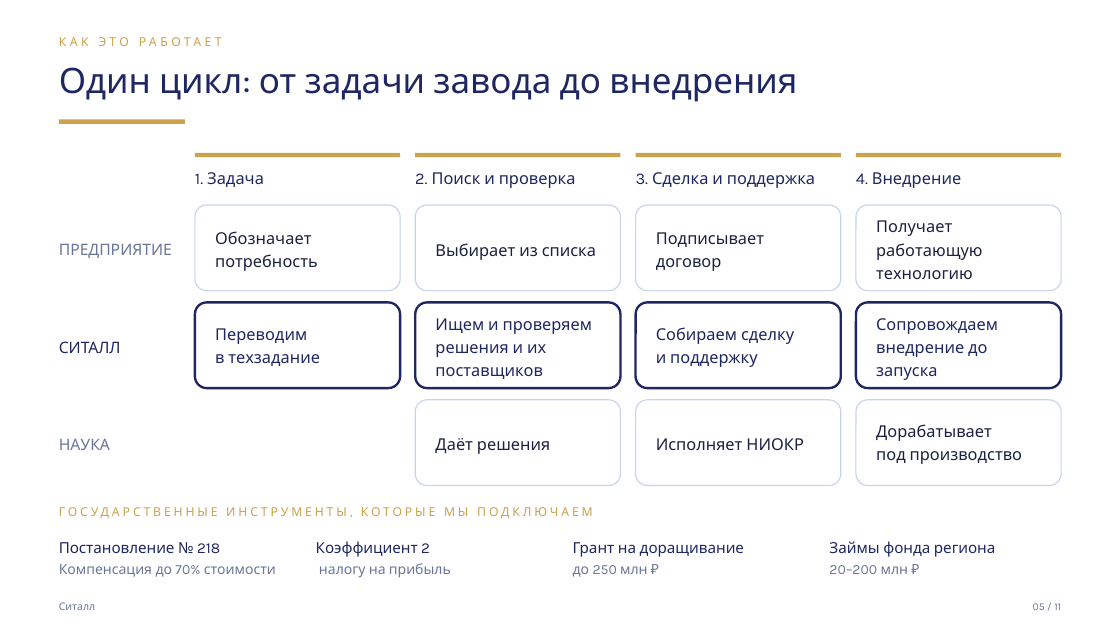
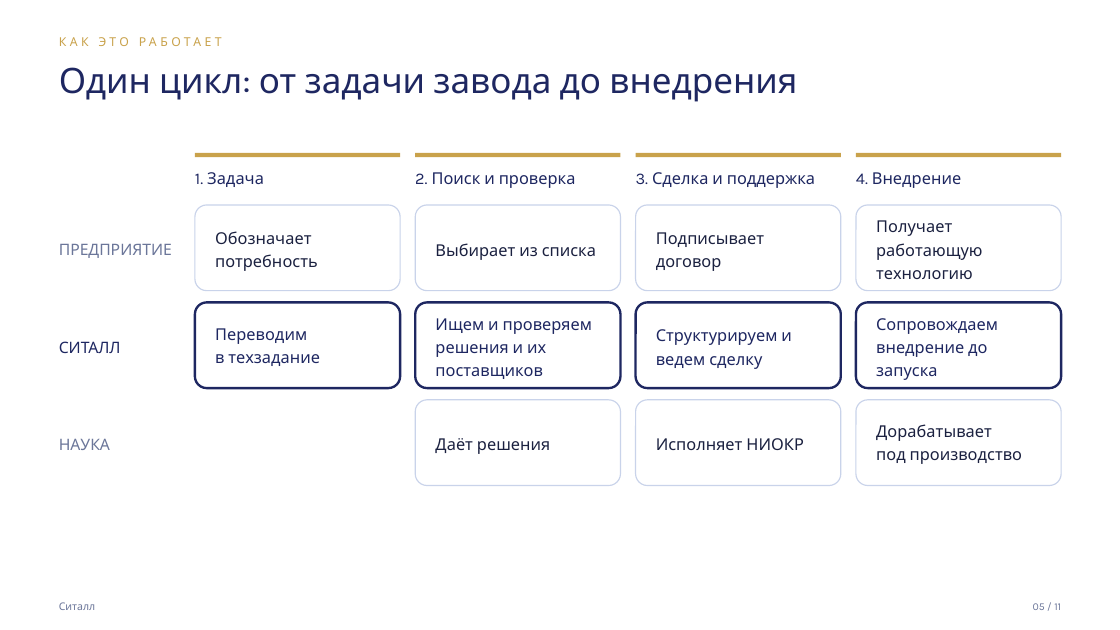
Before and after one commit to mrflxxxme/techmost-scout, a slide deck: slide 5 of marketing/regions/sverdlovsk/sitall-gov-deck-sverdlovsk.pptx. Drawn at 1120x630 pixels with LibreOffice and Linux fonts; fonts in the diff are those of the drawing. Boxes give left, top, right and bottom in pixels: in the first picture for what was removed or moved away, otherwise in the second. Text is boxed around its words. In the diff, an @@ line names an element or a change of style, - is before the commit and + after.

```diff
--- a/marketing/regions/sverdlovsk/sitall-gov-deck-sverdlovsk.pptx
+++ b/marketing/regions/sverdlovsk/sitall-gov-deck-sverdlovsk.pptx
@@ rectangle removed at bbox=[59, 119, 185, 124] @@
@@ text at bbox=[656, 329, 792, 369]: text changed @@
-Собираем сделку
-и поддержку
+Структурируем и ведем сделку
@@ text removed at bbox=[59, 507, 593, 519] @@
-ГОСУДАРСТВЕННЫЕ ИНСТРУМЕНТЫ, КОТОРЫЕ МЫ ПОДКЛЮЧАЕМ
@@ text removed at bbox=[59, 542, 220, 553] @@
-Постановление № 218
@@ text removed at bbox=[59, 564, 276, 577] @@
-Компенсация до 70% стоимости
@@ text removed at bbox=[316, 541, 430, 557] @@
-Коэффициент 2
@@ text removed at bbox=[319, 563, 451, 578] @@
-налогу на прибыль
@@ text removed at bbox=[573, 542, 744, 557] @@
-Грант на доращивание
@@ text removed at bbox=[573, 565, 647, 577] @@
-до 250 млн ₽
@@ text removed at bbox=[829, 541, 995, 557] @@
-Займы фонда региона
@@ text removed at bbox=[829, 565, 908, 574] @@
-20–200 млн ₽
```
Also in this commit, not shown: 5 other slides changed, 34 other files.
